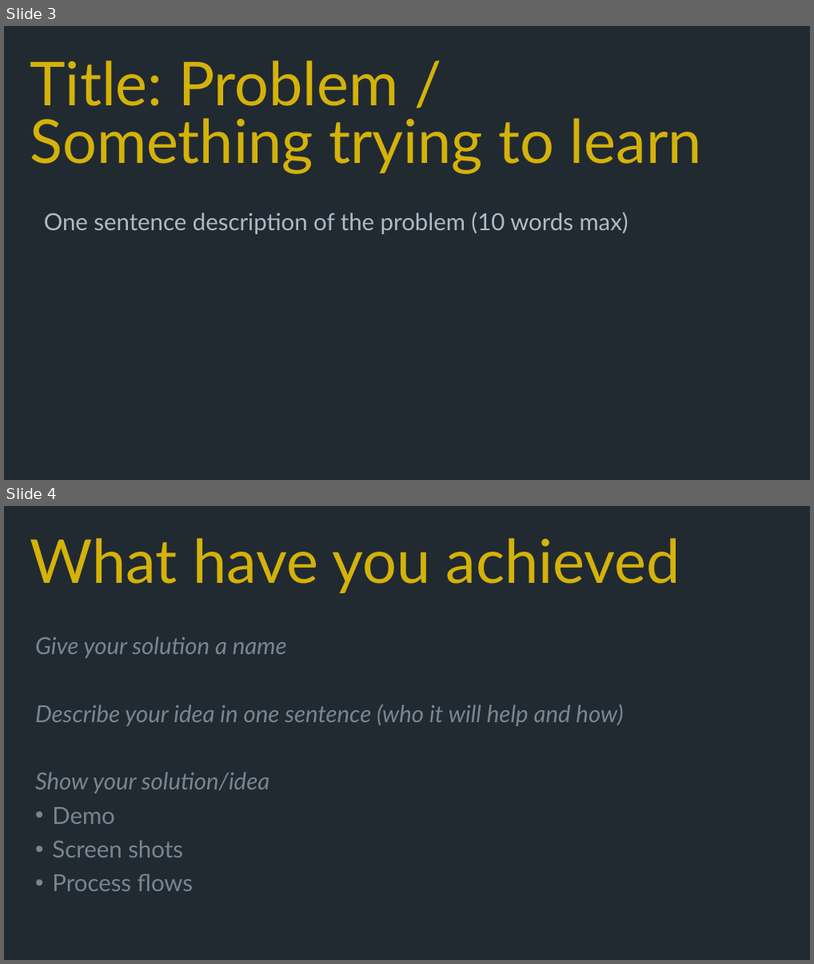
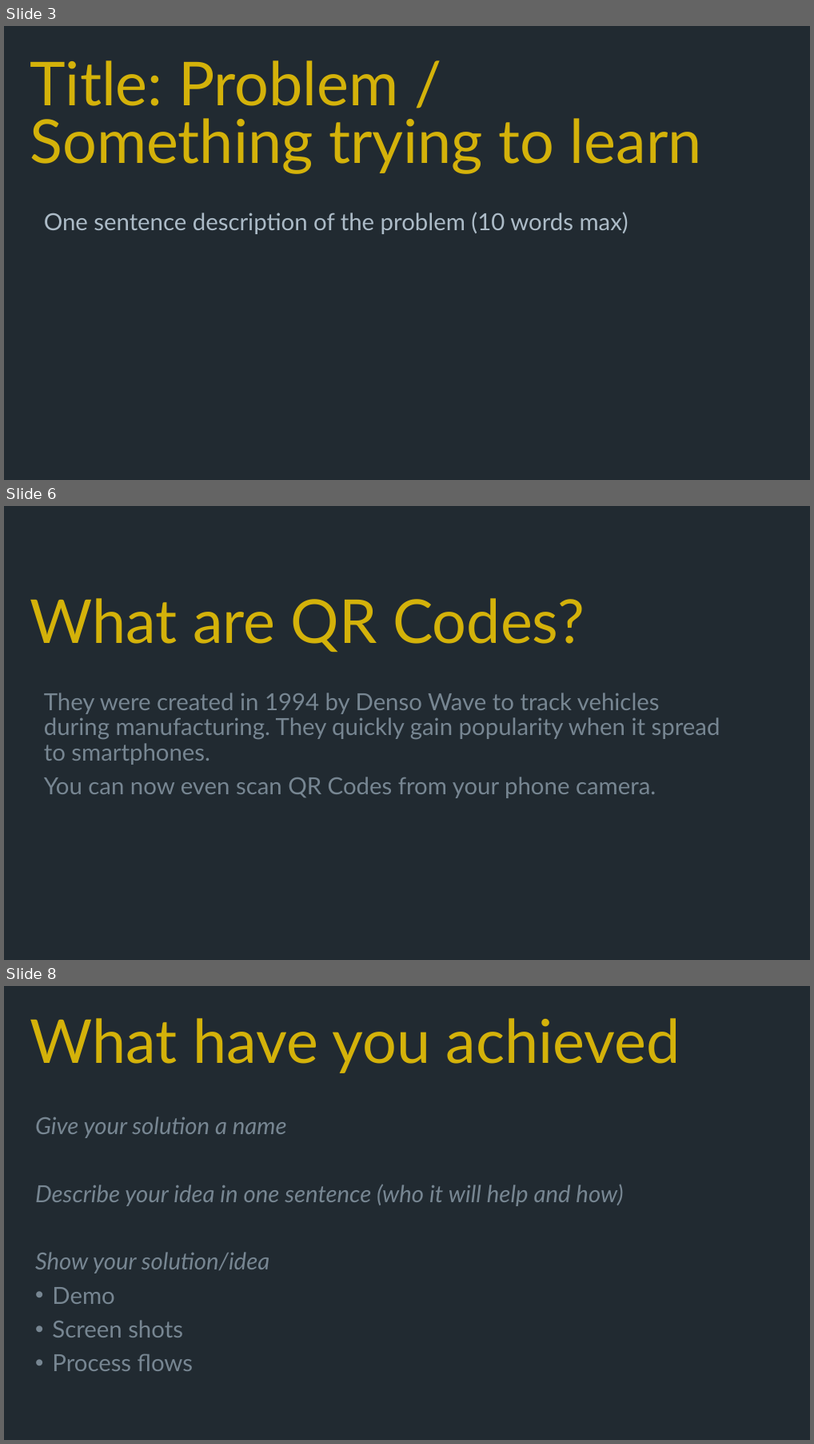
Before and after one commit to aaronrac/qrcodehackday, a slide deck: documents/RAC - Hackathon - QRCodes - Team Quick Response.pptx. Shown one above the other, each under a label of ours: slides 3 and 4 before the commit, slides 3, 6 and 8 after it; the slides between them are not shown. The pictures are 814x964 and 814x1444 pixels, drawn with LibreOffice and Linux fonts; fonts in the diff are those of the drawing. Boxes give left, top, right and bottom in pixels: in the first picture for what was removed or moved away, otherwise in the second. Text is boxed around its words. In the diff, an @@ line names an element or a change of style, - is before the commit and + after.

```diff
--- a/documents/RAC - Hackathon - QRCodes - Team Quick Response.pptx
+++ b/documents/RAC - Hackathon - QRCodes - Team Quick Response.pptx
@@ slide 6 added at [4, 506, 810, 960], background #212A31 @@
@@ title added at [30, 598, 586, 652], 72 pt, text #D4B20A @@
+What are QR Codes?
@@ text added at [44, 692, 721, 798], 28 pt, text #778692 @@
+They were created in 1994 by Denso Wave to track vehicles during manufacturing. They quickly gain popularity when it spread to smartphones.
+You can now even scan QR Codes from your phone camera.
@@ what was slide 4 is now slide 8 @@
```
Also in this commit, not shown: 5 other slides added, 1 slide removed, 2 other files.
